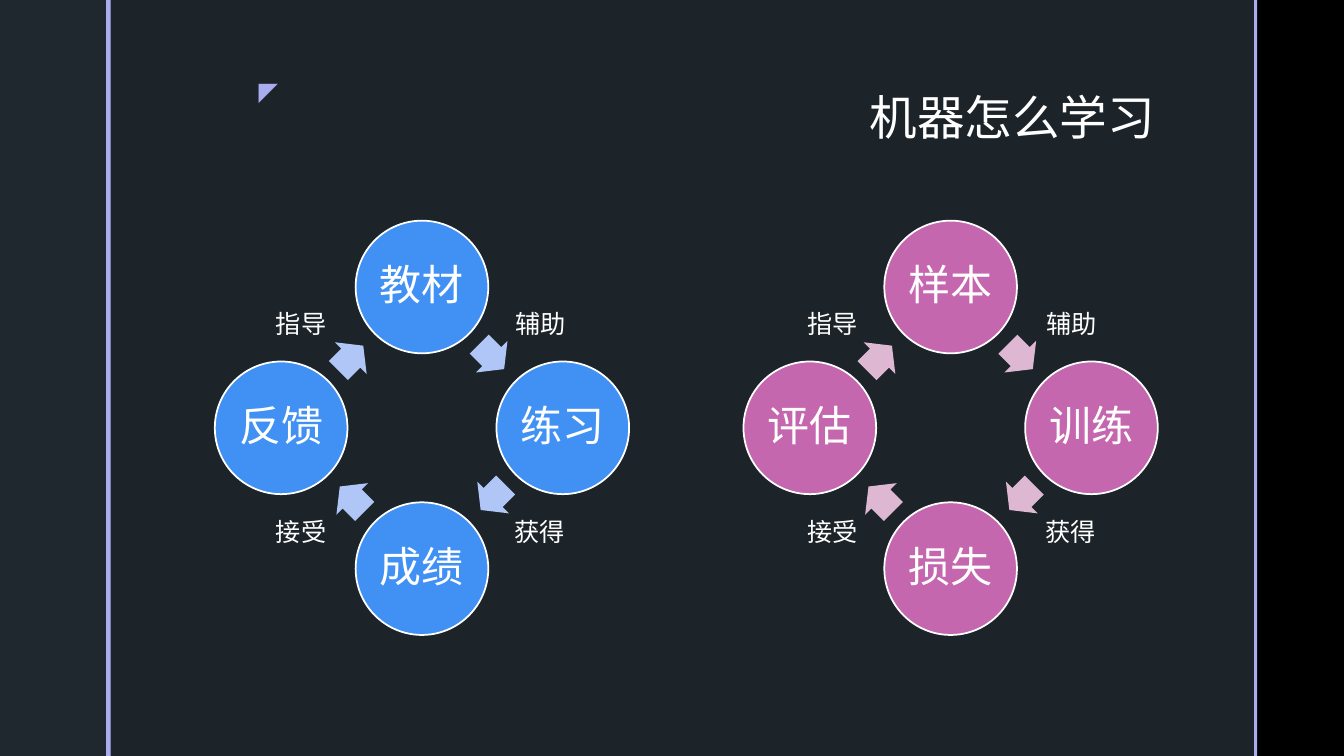
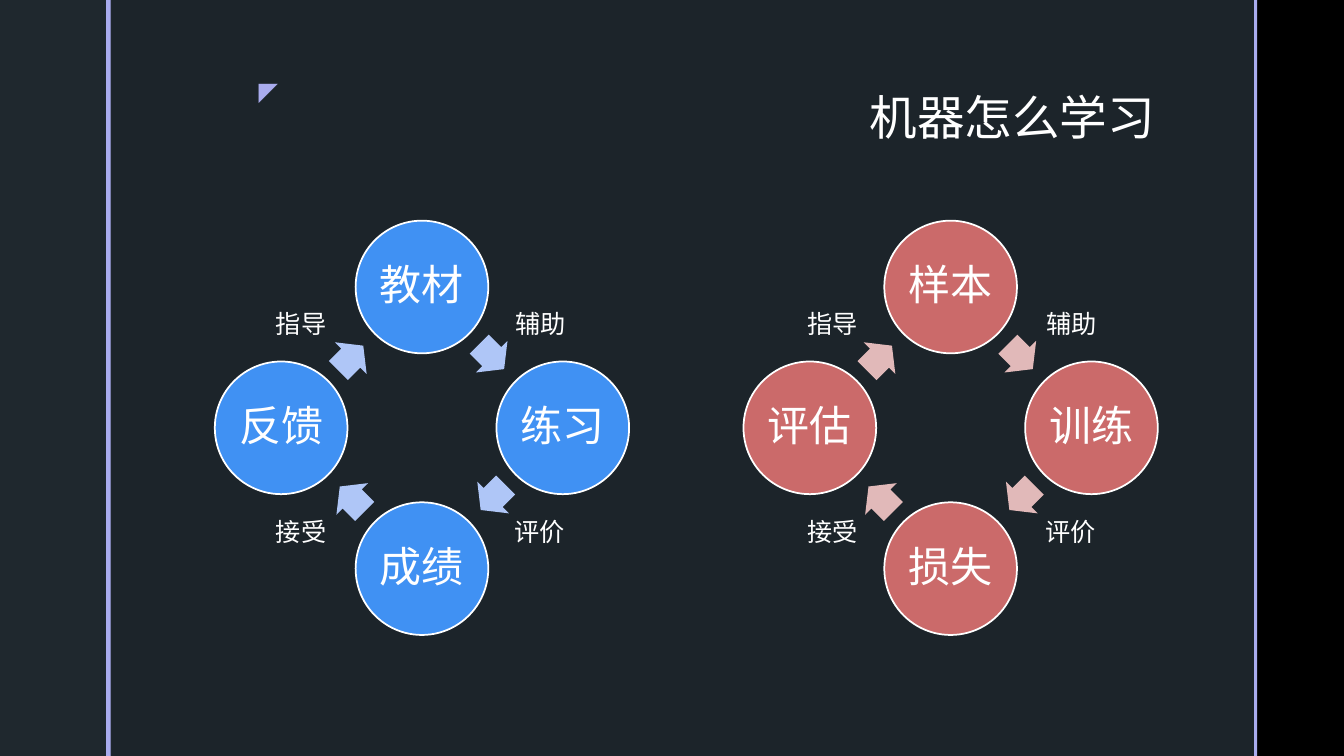
Before and after one commit to SakigamiYang/PyCon, a slide deck: slide 6 of Python-Meetup/20210523/深度学习简介.pptx. Drawn at 1344x756 pixels with LibreOffice and Linux fonts; fonts in the diff are those of the drawing; background and template pictures are left out. Boxes give left, top, right and bottom in pixels: in the first picture for what was removed or moved away, otherwise in the second. Text is boxed around its words. In the diff, an @@ line names an element or a change of style, - is before the commit and + after.

```diff
--- a/Python-Meetup/20210523/深度学习简介.pptx
+++ b/Python-Meetup/20210523/深度学习简介.pptx
@@ fill #DFB8D4 to #E2B9B9 in 4 elements at (993, 329, 1049, 385), (994, 469, 1050, 525), (853, 471, 909, 527), (852, 330, 908, 386) @@
@@ fill #C567AF to #CB6A6A in 4 elements at (884, 221, 1017, 354), (1025, 362, 1158, 495), (884, 502, 1017, 635), (744, 362, 877, 495) @@
@@ text at (514, 520, 564, 543): text changed @@
-获得
+评价
@@ text at (1046, 520, 1096, 543): text changed @@
-获得
+评价
```
Also in this commit, not shown: 11 other slides changed, 2 slides added, 2 other files.
